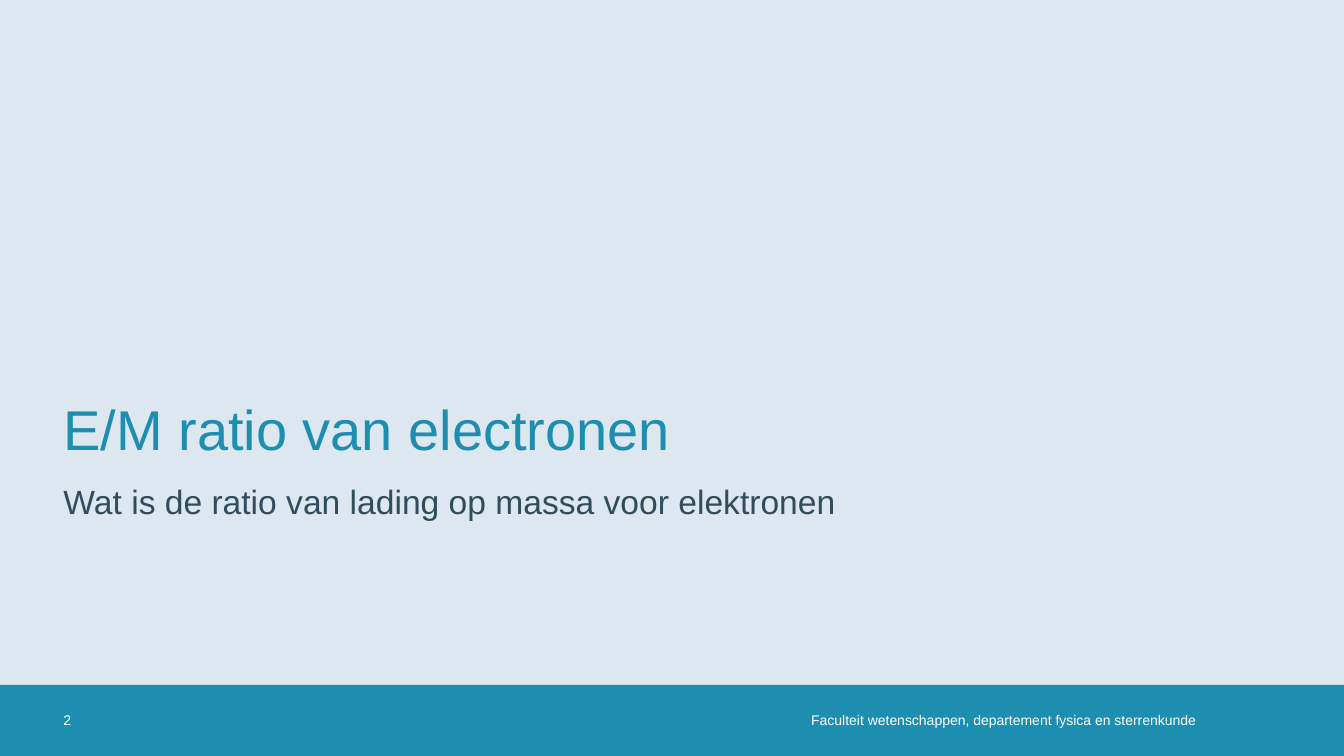
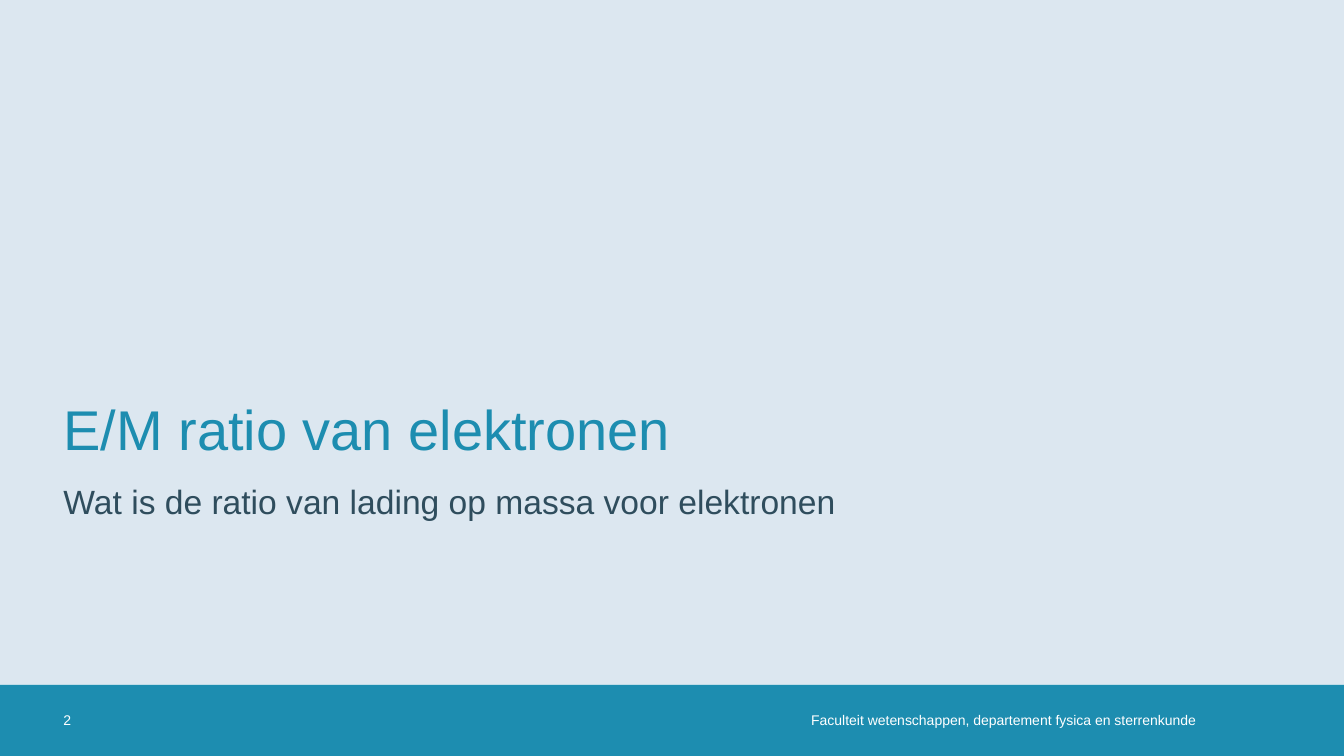
Before and after one commit to MathiMuts/Experimentele, a slide deck: slide 2 of Practicum13_(Advanced_2)/Geavanceerde-proeven.pptx. Drawn at 1344x756 pixels with LibreOffice and Linux fonts; fonts in the diff are those of the drawing; background and template pictures are left out. Boxes give left, top, right and bottom in pixels: in the first picture for what was removed or moved away, otherwise in the second. Text is boxed around its words. In the diff, an @@ line names an element or a change of style, - is before the commit and + after.

```diff
--- a/Practicum13_(Advanced_2)/Geavanceerde-proeven.pptx
+++ b/Practicum13_(Advanced_2)/Geavanceerde-proeven.pptx
@@ title at [63, 409, 670, 451]: text changed @@
-E/M ratio van electronen
+E/M ratio van elektronen
```
Also in this commit, not shown: 5 other slides changed, 2 other files.
